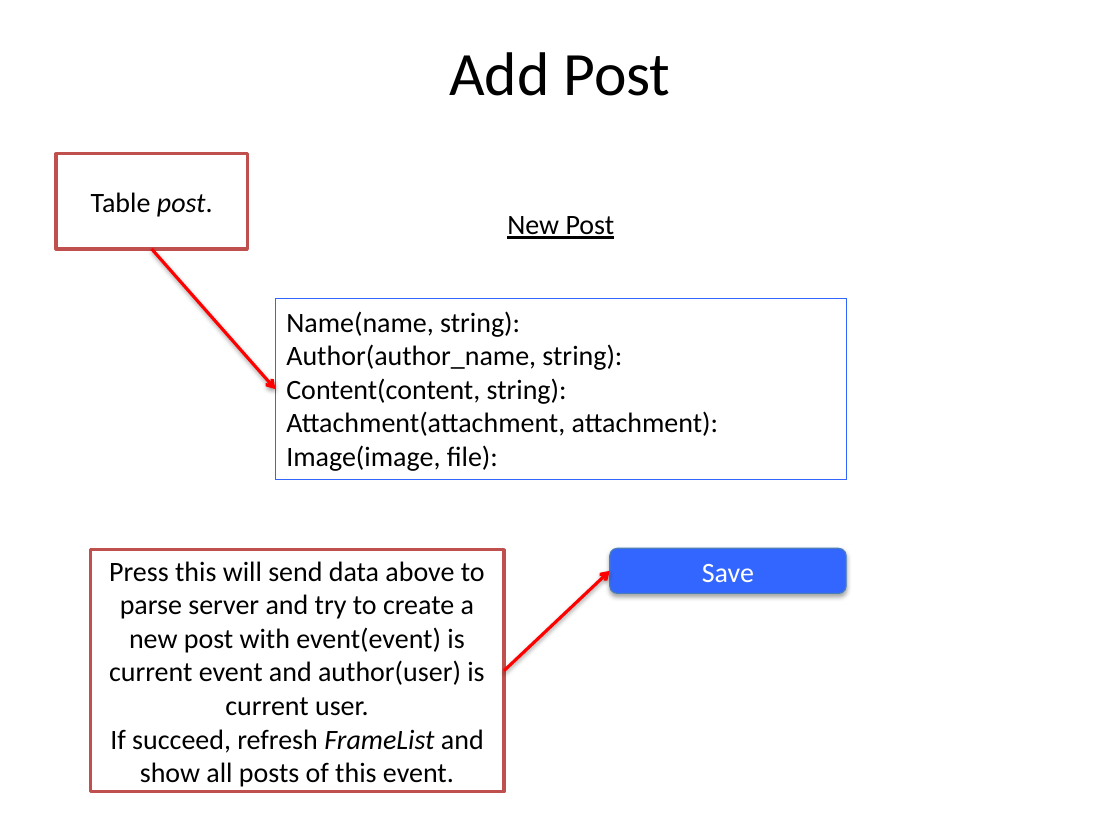
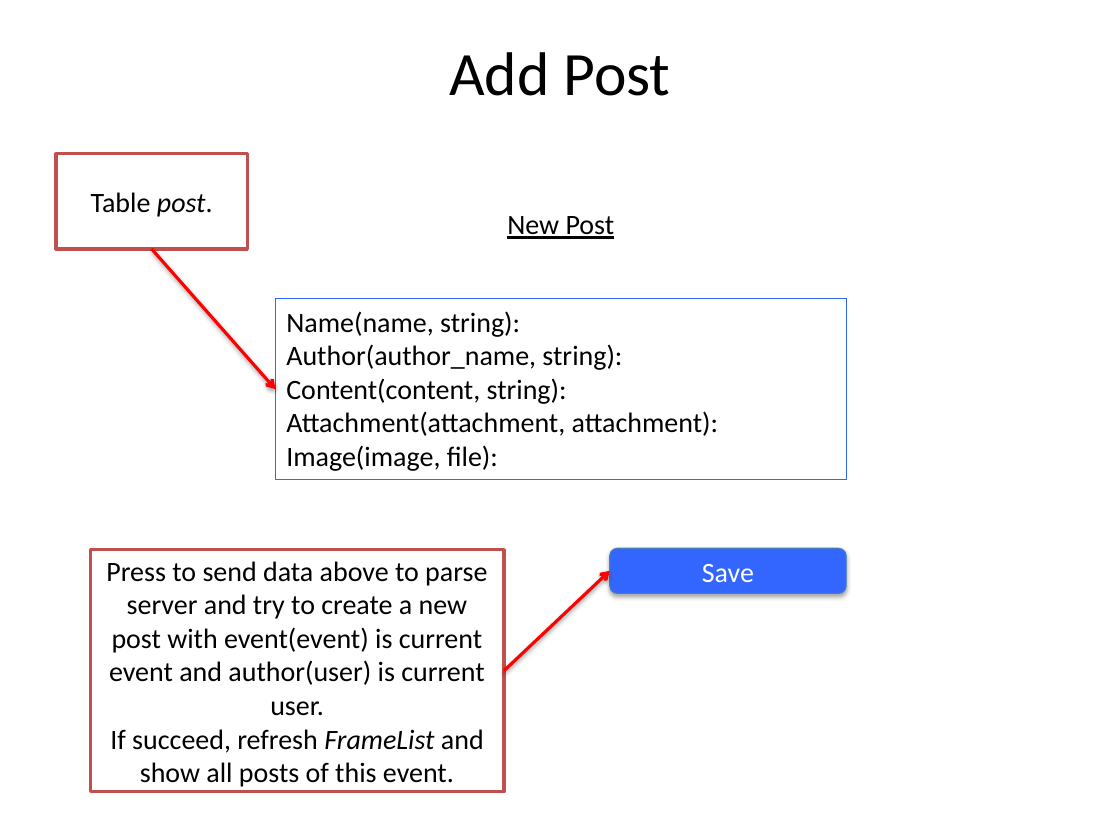
Before and after one commit to jan0054/colloquium.me-dev, a slide deck: slide 11 of web_source/cmmathweb 2.pptx. Drawn at 1120x840 pixels with LibreOffice and Linux fonts; fonts in the diff are those of the drawing. Boxes give left, top, right and bottom in pixels: in the first picture for what was removed or moved away, otherwise in the second. Text is boxed around its words. In the diff, an @@ line names an element or a change of style, - is before the commit and + after.

```diff
--- a/web_source/cmmathweb 2.pptx
+++ b/web_source/cmmathweb 2.pptx
@@ text in rectangle at <box>106,561,487,716</box>: text changed @@
-Press this will send data above to parse server and try to create a new post with event(event) is current event and author(user) is current user.
+Press to send data above to parse server and try to create a new post with event(event) is current event and author(user) is current user.
```
Also in this commit, not shown: 9 other slides changed.
